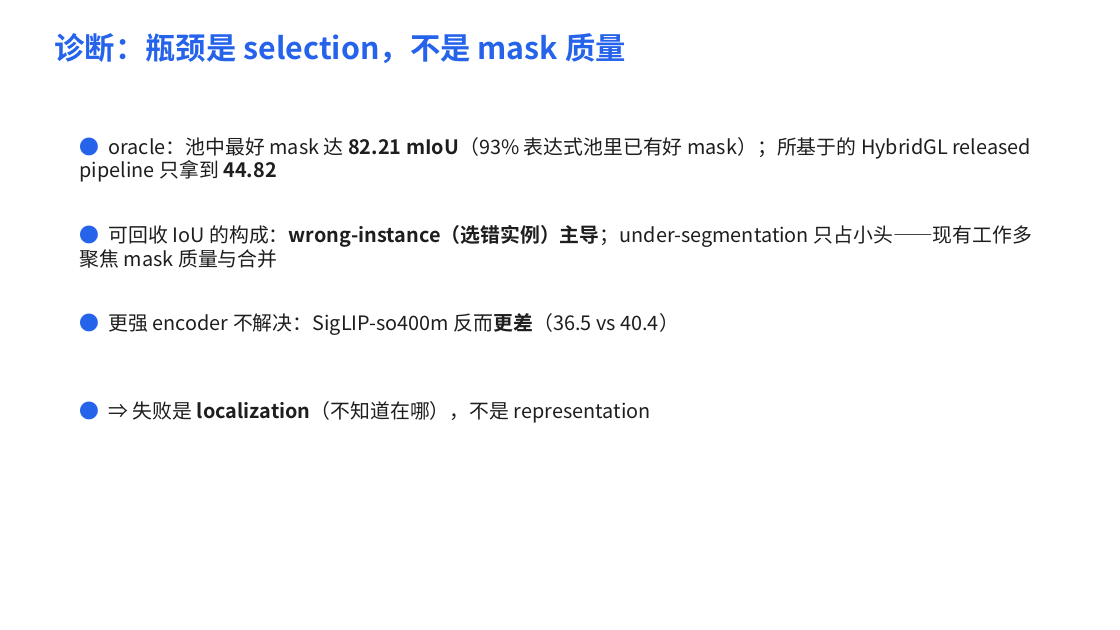
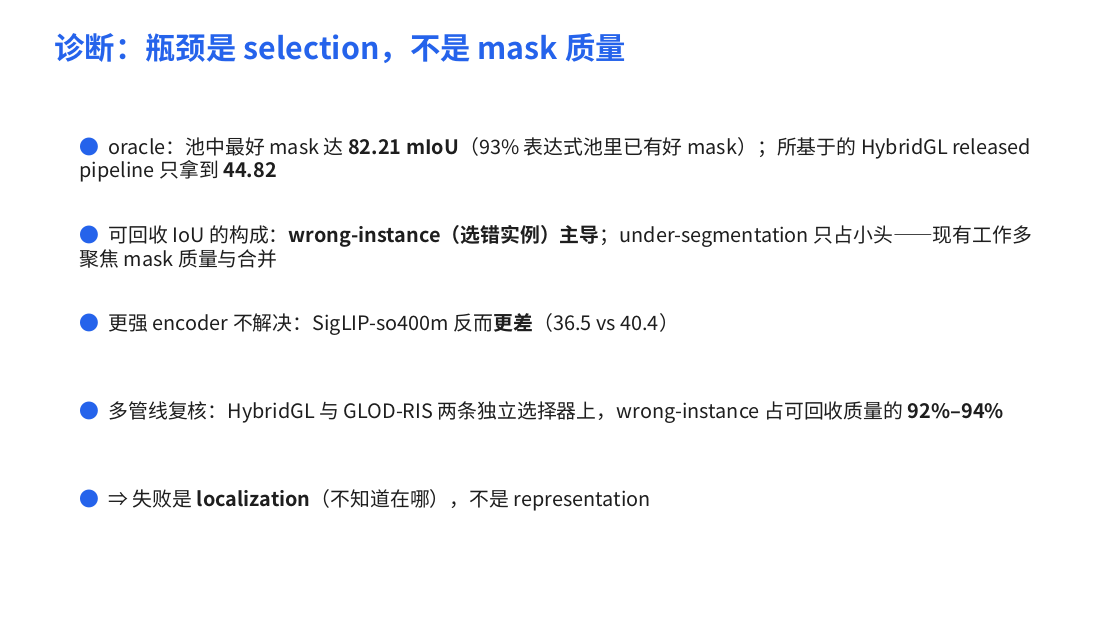
Before and after one commit to lehengzhangJacob/ris_zeroshot_sota, a slide deck: slide 3 of slides/presentation.pptx. Drawn at 1120x630 pixels with LibreOffice and Linux fonts; fonts in the diff are those of the drawing. Boxes give left, top, right and bottom in pixels: in the first picture for what was removed or moved away, otherwise in the second. Text is boxed around its words. In the diff, an @@ line names an element or a change of style, - is before the commit and + after.

```diff
--- a/slides/presentation.pptx
+++ b/slides/presentation.pptx
@@ text added at (x1=109, y1=401, x2=1004, y2=423), 17 pt, text #1E1E1E @@
+● 多管线复核：HybridGL 与 GLOD-RIS 两条独立选择器上，wrong-instance 占可回收质量的 92%–94%
@@ text "● ⇒ 失败是 localization（不知道在哪），不是 representation" moved from (x1=133, y1=401, x2=651, y2=423) to (x1=133, y1=489, x2=651, y2=511) @@
```
Also in this commit, not shown: 3 other slides changed, 35 other files.
